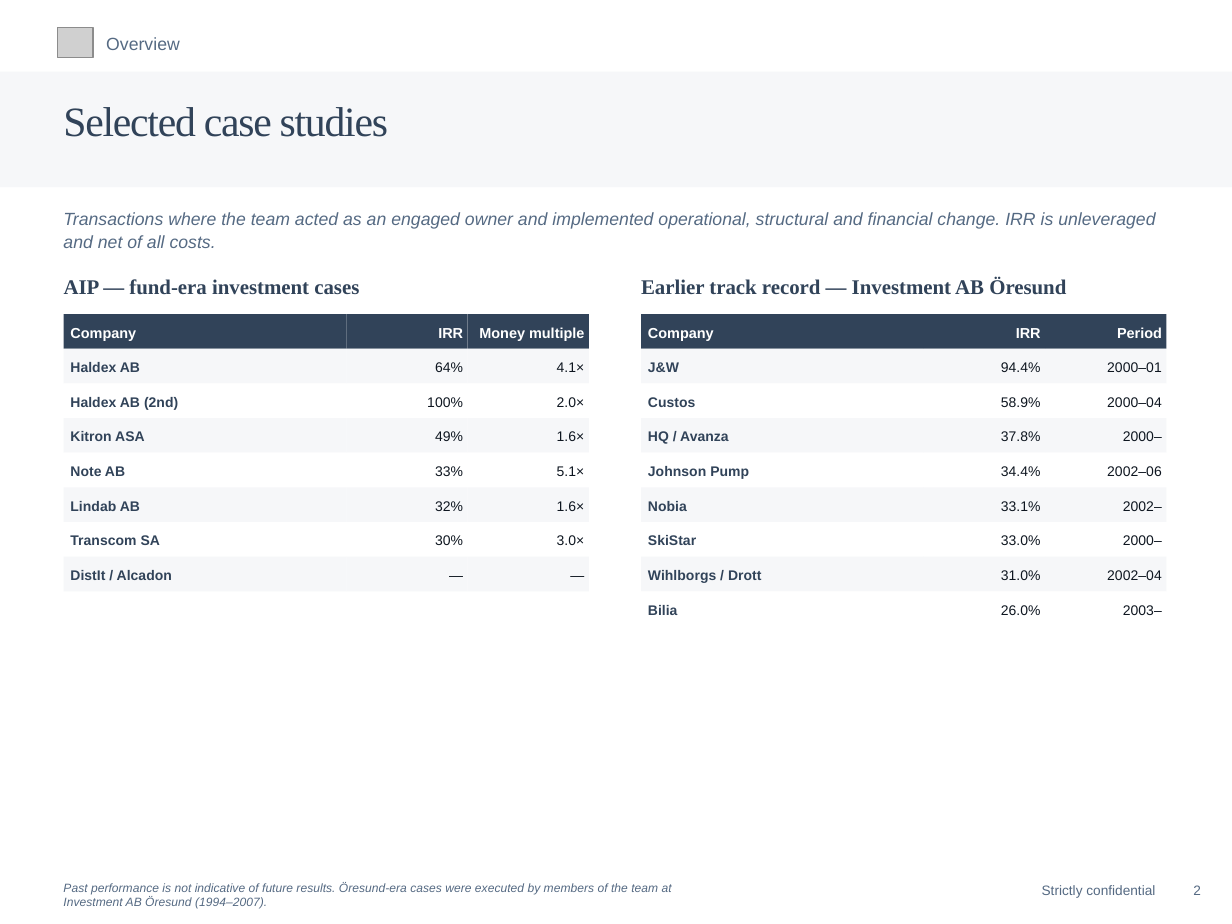
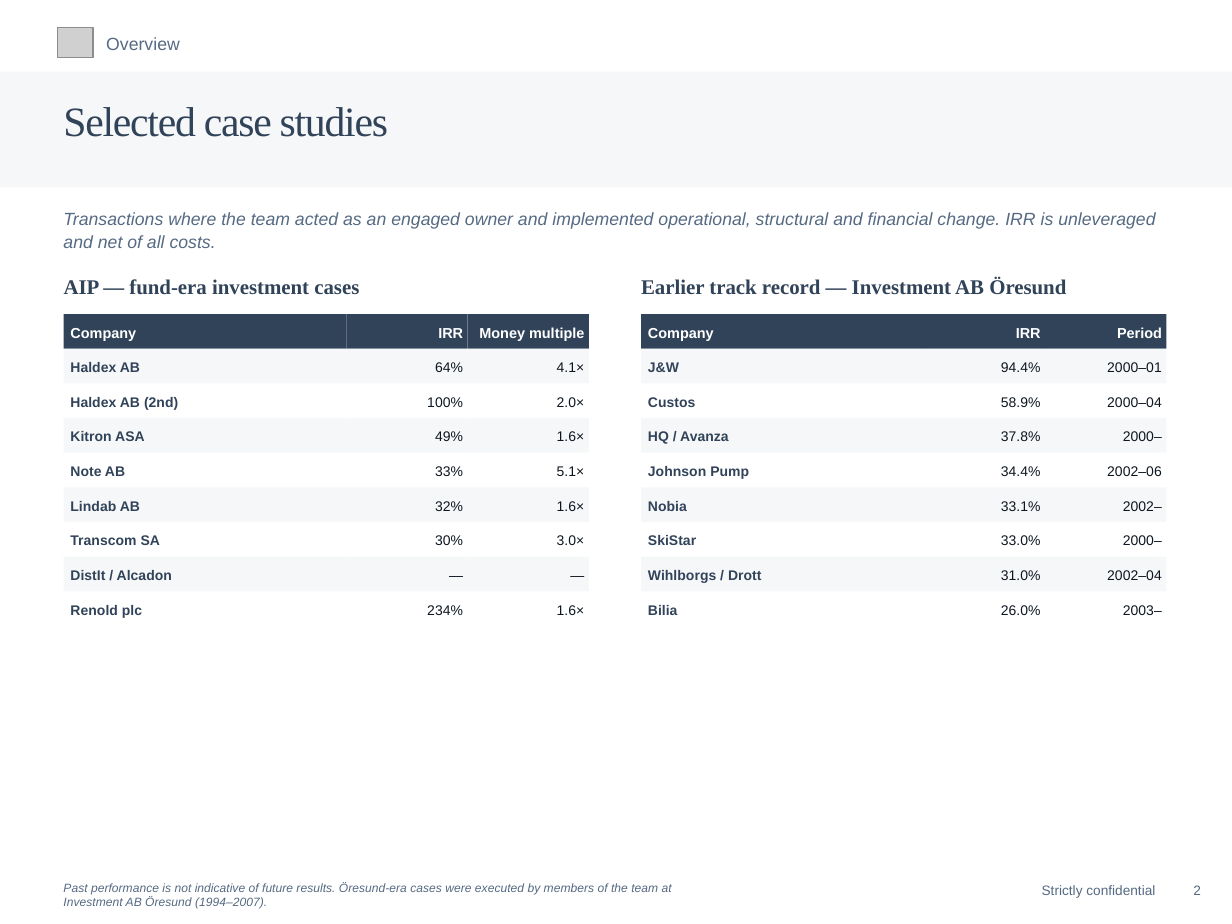
Before and after one commit to charette-lab/Claude, a slide deck: slide 3 of Athanase_Case_Studies.pptx. Drawn at 1232x924 pixels with LibreOffice and Linux fonts; fonts in the diff are those of the drawing; grey boxes stand for pictures. Boxes give left, top, right and bottom in pixels: in the first picture for what was removed or moved away, otherwise in the second. Text is boxed around its words. In the diff, an @@ line names an element or a change of style, - is before the commit and + after.

```diff
--- a/Athanase_Case_Studies.pptx
+++ b/Athanase_Case_Studies.pptx
@@ rectangle added at bbox=[64, 591, 346, 626], fill #FFFFFF @@
@@ rectangle added at bbox=[346, 591, 468, 626], fill #FFFFFF @@
@@ rectangle added at bbox=[468, 591, 589, 626], fill #FFFFFF @@
@@ text added at bbox=[70, 605, 142, 618], 8.7 pt, text #314359, bold @@
+Renold plc
@@ text added at bbox=[427, 605, 463, 615], 8.7 pt, text #0E1620 @@
+234%
@@ text added at bbox=[557, 605, 585, 615], 8.7 pt, text #0E1620 @@
+1.6×
```
Also in this commit, not shown: 8 other slides changed, 1 slide added, 1 other file.
